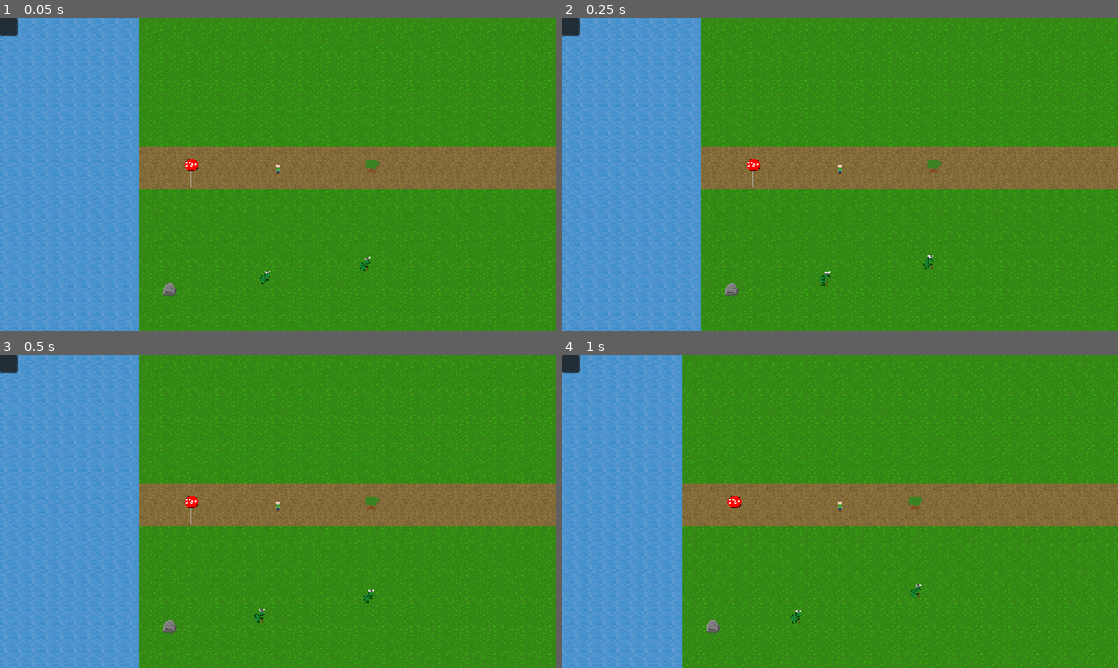
Above: before the commit, frames 1-4 (two rows, left to right).
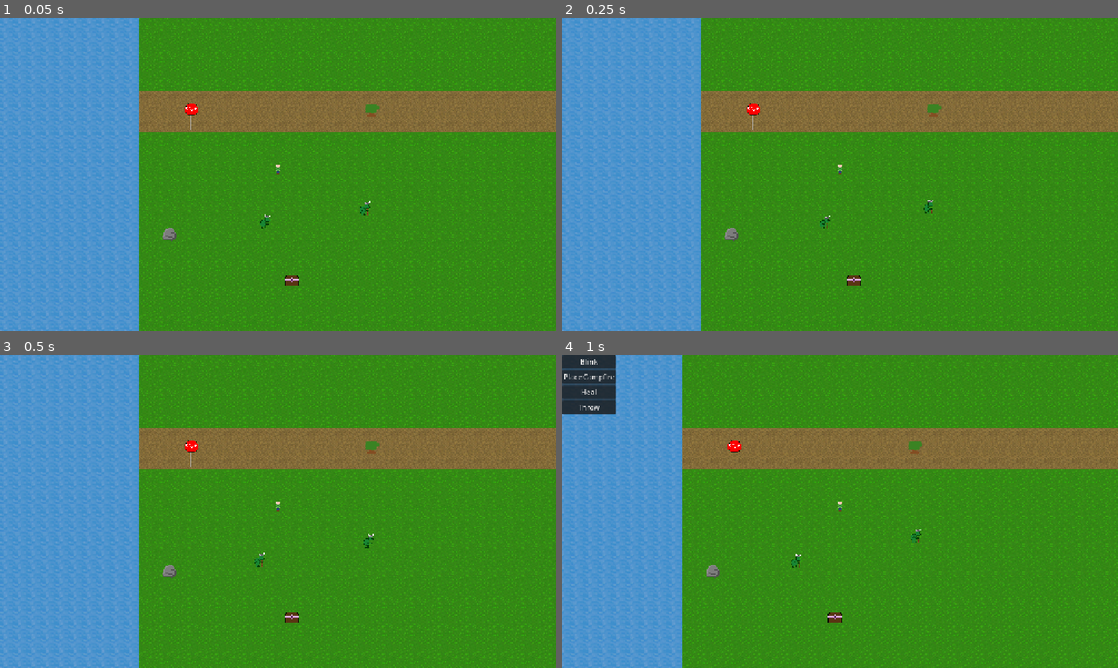
Above: after the commit, the same moments.

Repository: Drewpicus/2dPractice
Game: Godot game, scene res://Scenes/main.tscn
Same seed, same stepped clock (60 frames per second), same inputs: the game is played once before the commit and once after it. This scene is started directly instead of the project's main scene.
Inputs (mouse positions are in pixels of both pictures, inside the frame that each line leads up to):
- Up to frame 1 (0.05 s): no input
- Up to frame 2 (0.25 s): no input
- Up to frame 3 (0.5 s): no input
- Up to frame 4 (1 s): move the mouse to (962, 495) at 0.52 s; hold D (move_right) from 0.53 s (still down); hold E (abilities, bound only after the commit) from 0.53 s (still down)

The runs differ from the first frame. In frame 1, 21% of the frame differs, in the area x 0-100%, y 0-92%; in frame 2, 21%; in frame 3, 21%; in frame 4, 23%.

Commit message:
ability menu

Diff:
--- a/Scenes/main.tscn
+++ b/Scenes/main.tscn
@@ -11,6 +11,8 @@
 [ext_resource type="Script" uid="uid://b1ikh47ub73j4" path="res://Scripts/World/world_replication_system.gd" id="9_d1ilt"]
 [ext_resource type="Script" uid="uid://74ssu6qlq32b" path="res://Scripts/UI/game_ui.gd" id="12_6iyac"]
 [ext_resource type="Script" uid="uid://cvma3cseekwy3" path="res://Scripts/UI/inspect_window.gd" id="13_fdnlq"]
+[ext_resource type="Script" uid="uid://cinxuuh06ilsq" path="res://Scripts/UI/ability_menu.gd" id="14_wsu2k"]
+[ext_resource type="Script" uid="uid://r54bxxup4g72" path="res://Scripts/UI/ability_targeting.gd" id="15_k12tt"]
 [ext_resource type="Script" uid="uid://du6k7n4fgllb6" path="res://Scripts/UI/interaction_menu.gd" id="21_o1aky"]
 [ext_resource type="Script" uid="uid://cpefuibv0hxx" path="res://Scripts/UI/inventory_menu.gd" id="22_kwxat"]
 
@@ -135,7 +137,10 @@
 [node name="AbilityMenu" type="PanelContainer" parent="UI" unique_id=136943615]
 offset_right = 40.0
 offset_bottom = 40.0
+script = ExtResource("14_wsu2k")
 
-[node name="AbilityTargeting" type="PanelContainer" parent="UI" unique_id=1963518287]
-offset_right = 40.0
-offset_bottom = 40.0
+[node name="VBoxContainer" type="VBoxContainer" parent="UI/AbilityMenu" unique_id=1515310300]
+layout_mode = 2
+
+[node name="AbilityTargeting" type="Node" parent="UI" unique_id=1299858218]
+script = ExtResource("15_k12tt")
--- a/Scripts/UI/ability_menu.gd
+++ b/Scripts/UI/ability_menu.gd
@@ -1 +1,86 @@
-extends Node
+extends PanelContainer
+class_name AbilityMenu
+
+var _abilities: Array[Ability] = []
+var _user: Entity
+
+@onready var _list: VBoxContainer = $VBoxContainer
+
+signal ability_selected(
+	ability: Ability,
+	user: Entity
+)
+
+
+func _ready() -> void:
+	hide()
+
+
+func show_abilities(user: Entity) -> void:
+	if not user:
+		hide()
+		return
+
+	var ability_component := user.get_component(
+		&"base:ability"
+	) as AbilityComponent
+
+	if not ability_component:
+		hide()
+		return
+
+	_user = user
+	_abilities = ability_component.get_abilities()
+
+	if _abilities.is_empty():
+		hide()
+		return
+
+	_rebuild_buttons()
+	show()
+
+
+func close_menu() -> void:
+	hide()
+	_abilities.clear()
+	_user = null
+
+
+func _rebuild_buttons() -> void:
+	var needed := _abilities.size()
+
+	while _list.get_child_count() > needed:
+		var extra := _list.get_child(
+			_list.get_child_count() - 1
+		)
+		_list.remove_child(extra)
+		extra.free()
+
+	while _list.get_child_count() < needed:
+		var button := Button.new()
+		button.pressed.connect(
+			_on_button_pressed.bind(button)
+		)
+		_list.add_child(button)
+
+	for i in needed:
+		var button := _list.get_child(i) as Button
+		var ability := _abilities[i]
+
+		button.text = ability.ability_name
+
+
+func _on_button_pressed(button: Button) -> void:
+	var index := button.get_index()
+
+	if index < 0 or index >= _abilities.size():
+		return
+
+	var ability := _abilities[index]
+
+	ability_selected.emit(
+		ability,
+		_user
+	)
+
+	close_menu()
--- a/Scripts/UI/ability_targeting.gd
+++ b/Scripts/UI/ability_targeting.gd
@@ -6,6 +6,8 @@
 
 var _requirement_index: int = 0
 
+func is_targeting() -> bool:
+	return ability != null and use != null
 
 func begin(
 	selected_ability: Ability,
@@ -20,6 +22,9 @@
 	use.user = user
 
 	_requirement_index = 0
+
+	if ability.target_requirements.is_empty():
+		_submit()
 
 func get_current_requirement() -> Variant:
 	if not ability:
--- a/Scripts/UI/game_ui.gd
+++ b/Scripts/UI/game_ui.gd
@@ -6,16 +6,47 @@
 @onready var interaction_menu: InteractionMenu = $InteractionMenu
 @onready var inventory_menu: InventoryMenu = $InventoryMenu
 @onready var inspect_window: InspectWindow = $InspectWindow
+@onready var ability_menu: AbilityMenu = $AbilityMenu
+@onready var ability_targeting: AbilityTargeting = $AbilityTargeting
 
 
 func _ready() -> void:
 	game_world.inspection_requested.connect(_on_inspection_requested)
 	game_world.inventory_requested.connect(_on_inventory_requested)
+	ability_menu.ability_selected.connect(_on_ability_selected)
 
 func _unhandled_input(event: InputEvent) -> void:
-	var controlled_entity := (game_world.get_locally_controlled_entity())
+	var controlled_entity := (
+		game_world.get_locally_controlled_entity()
+	)
 
 	if not controlled_entity:
+		return
+
+	if event.is_action_pressed("abilities"):
+		if ability_targeting.is_targeting():
+			ability_targeting.cancel()
+
+		if ability_menu.visible:
+			ability_menu.close_menu()
+		else:
+			interaction_menu.hide()
+			inventory_menu.close_inventory()
+			inspect_window.hide()
+
+			ability_menu.show_abilities(
+				controlled_entity
+			)
+
+		return
+
+	if (
+		event.is_action_pressed("select")
+		and ability_targeting.is_targeting()
+	):
+		_provide_ability_target(
+			controlled_entity
+		)
 		return
 
 	if event.is_action_pressed("inventory"):
@@ -28,6 +59,8 @@
 		interaction_menu._on_empty_pressed()
 
 	if event.is_action_pressed("close_menu"):
+		ability_targeting.cancel()
+		ability_menu.close_menu()
 		interaction_menu.hide()
 		inspect_window.hide()
 		inventory_menu.close_inventory()
@@ -149,3 +182,40 @@
 	inspect_window.hide()
 
 	inventory_menu.show_inventory(viewer,inv_owner)
+
+func _on_ability_selected(
+	ability: Ability,
+	user: Entity
+) -> void:
+	ability_targeting.begin(
+		ability,
+		user
+	)
+
+
+func _provide_ability_target(
+	controlled_entity: Entity
+) -> void:
+	var requirement = (
+		ability_targeting
+		.get_current_requirement()
+	)
+
+	match requirement:
+		Ability.TARGET_TYPE.POSITION:
+			ability_targeting.provide_position(
+				controlled_entity
+				.get_global_mouse_position()
+			)
+
+		Ability.TARGET_TYPE.ENTITY:
+			var target := _get_entity_under_mouse(
+				controlled_entity,
+				false,
+				false
+			)
+
+			if target:
+				ability_targeting.provide_entity(
+					target
+				)
--- a/main.gd
+++ b/main.gd
@@ -20,7 +20,6 @@
 		return
 
 	_spawn_players()
-	test_blink()
 	game_world.spawn_entity(&"base:stopsign",Vector2(-200, -100))
 	game_world.spawn_entity(&"base:goblin",Vector2(198, 95))
 	game_world.spawn_entity(&"base:goblin",Vector2(-30, 125))
@@ -152,41 +151,3 @@
 
 	if applied:
 		print("Final duration: ", burning.duration)
-
-func test_blink() -> void:
-	var player := game_world.get_entity_controlled_by_peer(1)
-
-	if not player:
-		print("No player for Blink test")
-		return
-
-	var abilities := player.get_component(
-		&"base:ability"
-	) as AbilityComponent
-
-	if not abilities:
-		print("Player has no AbilityComponent")
-		return
-
-	var blink := abilities.get_ability(
-		&"base:blink"
-	)
-
-	if not blink:
-		print("Couldn't create Blink")
-		return
-
-	var use := AbilityUse.new()
-
-	use.user = player
-	use.set_target_position(
-		player.global_position
-		+ Vector2(0.0, -128.0)
-	)
-
-	print(
-		"Blink can use: ",
-		blink.can_use(use)
-	)
-
-	game_world.submit_ability(blink, use)
--- a/project.godot
+++ b/project.godot
@@ -53,7 +53,7 @@
 "events": [Object(InputEventKey,"resource_local_to_scene":false,"resource_name":"","device":-1,"window_id":0,"alt_press …(191 unchanged characters)…
 ]
 }
-test={
+abilities={
 "deadzone": 0.2,
 "events": [Object(InputEventKey,"resource_local_to_scene":false,"resource_name":"","device":-1,"window_id":0,"alt_press …(192 unchanged characters)…
 ]
